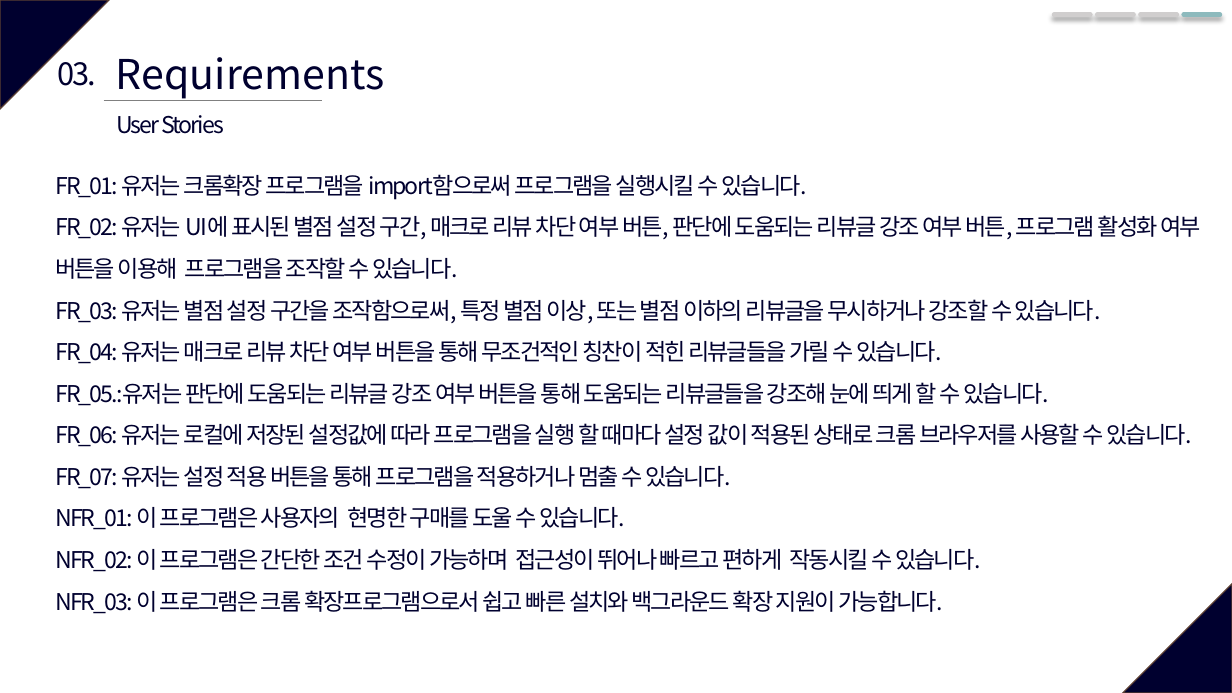
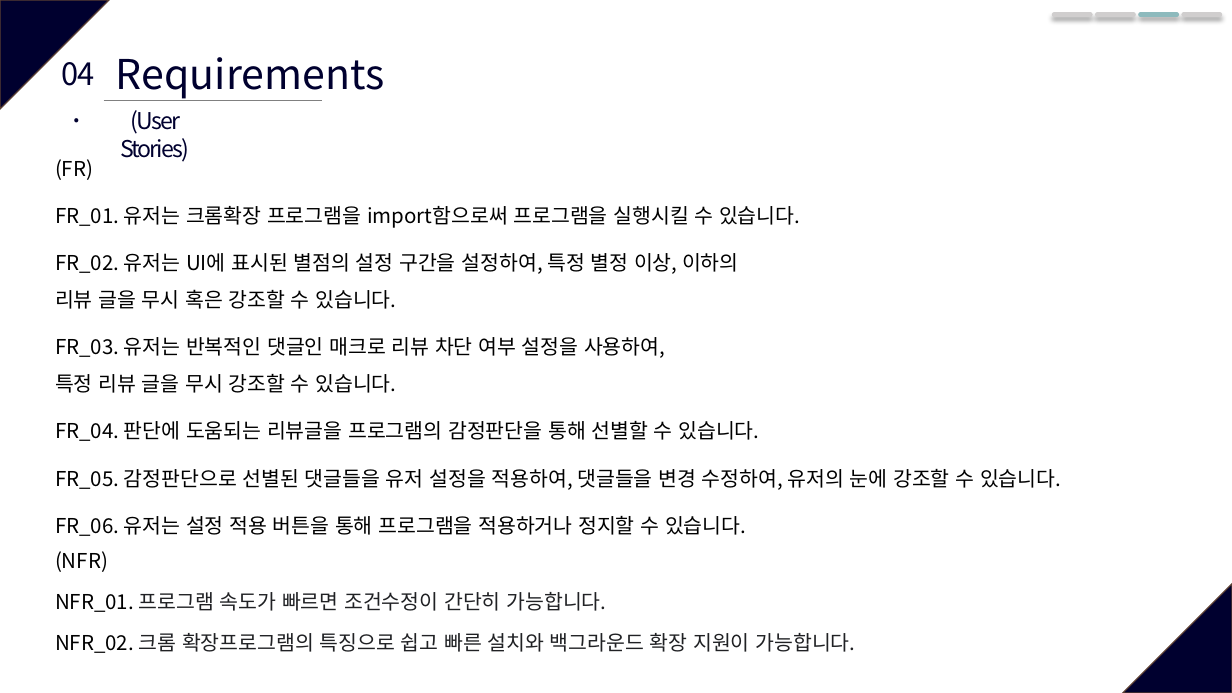
Before and after one commit to SWE-15-Team/Sentiment-Analysis-System, a slide deck: slide 9 of Checkpoint_1st.pptx (slide 10 before the commit). Drawn at 1232x693 pixels with LibreOffice and Linux fonts; fonts in the diff are those of the drawing. Boxes give left, top, right and bottom in pixels: in the first picture for what was removed or moved away, otherwise in the second. Text is boxed around its words. In the diff, an @@ line names an element or a change of style, - is before the commit and + after.

```diff
--- a/Checkpoint_1st.pptx
+++ b/Checkpoint_1st.pptx
@@ line moved from (1184, 15) - (1220, 15) to (1141, 15) - (1177, 15) @@
@@ line moved from (1141, 15) - (1177, 15) to (1184, 15) - (1220, 15) @@
@@ text removed at bbox=[58, 62, 97, 86] @@
-03.
@@ text added at bbox=[62, 62, 94, 86], 24 pt, text #00002F @@
+04.
@@ text at bbox=[120, 110, 189, 162]: text changed @@
-User Stories
+(User Stories)
@@ text at bbox=[55, 159, 1061, 536]: text changed; size 18 to 16 pt; text colour #00002F to #000000 @@
-  FR_01: 유저는 크롬확장 프로그램을 import함으로써 프로그램을 실행시킬 수 있습니다.
-  FR_02: 유저는 UI에 표시된 별점 설정 구간, 매크로 리뷰 차단 여부 버튼, 판단에 도움되는 리뷰글 강조 여부 버튼, 프로그램 활성화 여부 버튼을 이용해 프로그램을 조작할 수 있습니다.
-  FR_03: 유저는 별점 설정 구간을 조작함으로써, 특정 별점 이상, 또는 별점 이하의 리뷰글을 무시하거나 강조할 수 있습니다.
-  FR_04: 유저는 매크로 리뷰 차단 여부 버튼을 통해 무조건적인 칭찬이 적힌 리뷰글들을 가릴 수 있습니다.
-  FR_05.:유저는 판단에 도움되는 리뷰글 강조 여부 버튼을 통해 도움되는 리뷰글들을 강조해 눈에 띄게 할 수 있습니다.
-  FR_06: 유저는 로컬에 저장된 설정값에 따라 프로그램을 실행 할 때마다 설정 값이 적용된 상태로 크롬 브라우저를 사용할 수 있습니다.
-  FR_07: 유저는 설정 적용 버튼을 통해 프로그램을 적용하거나 멈출 수 있습니다.
-  NFR_01: 이 프로그램은 사용자의 현명한 구매를 도울 수 있습니다.
-  NFR_02: 이 프로그램은 간단한 조건 수정이 가능하며 접근성이 뛰어나 빠르고 편하게 작동시킬 수 있습니다.
-  NFR_03: 이 프로그램은 크롬 확장프로그램으로서 쉽고 빠른 설치와 백그라운드 확장 지원이 가능합니다.
+(FR)
+FR_01. 유저는 크롬확장 프로그램을 import함으로써 프로그램을 실행시킬 수 있습니다.
+FR_02. 유저는 UI에 표시된 별점의 설정 구간을 설정하여, 특정 별정 이상, 이하의
+리뷰 글을 무시 혹은 강조할 수 있습니다.
+FR_03. 유저는 반복적인 댓글인 매크로 리뷰 차단 여부 설정을 사용하여,
+특정 리뷰 글을 무시 강조할 수 있습니다.
+FR_04. 판단에 도움되는 리뷰글을 프로그램의 감정판단을 통해 선별할 수 있습니다.
+FR_05. 감정판단으로 선별된 댓글들을 유저 설정을 적용하여, 댓글들을 변경 수정하여, 유저의 눈에 강조할 수 있습니다.
+FR_06. 유저는 설정 적용 버튼을 통해 프로그램을 적용하거나 정지할 수 있습니다.
@@ text added at bbox=[55, 551, 856, 653], 16 pt, text #202124 @@
+(NFR)
+NFR_01. 프로그램 속도가 빠르면 조건수정이 간단히 가능합니다.
+NFR_02. 크롬 확장프로그램의 특징으로 쉽고 빠른 설치와 백그라운드 확장 지원이 가능합니다.
```
Also in this commit, not shown: 9 other slides changed, 2 slides added, 9 slides removed, 1 other file.
